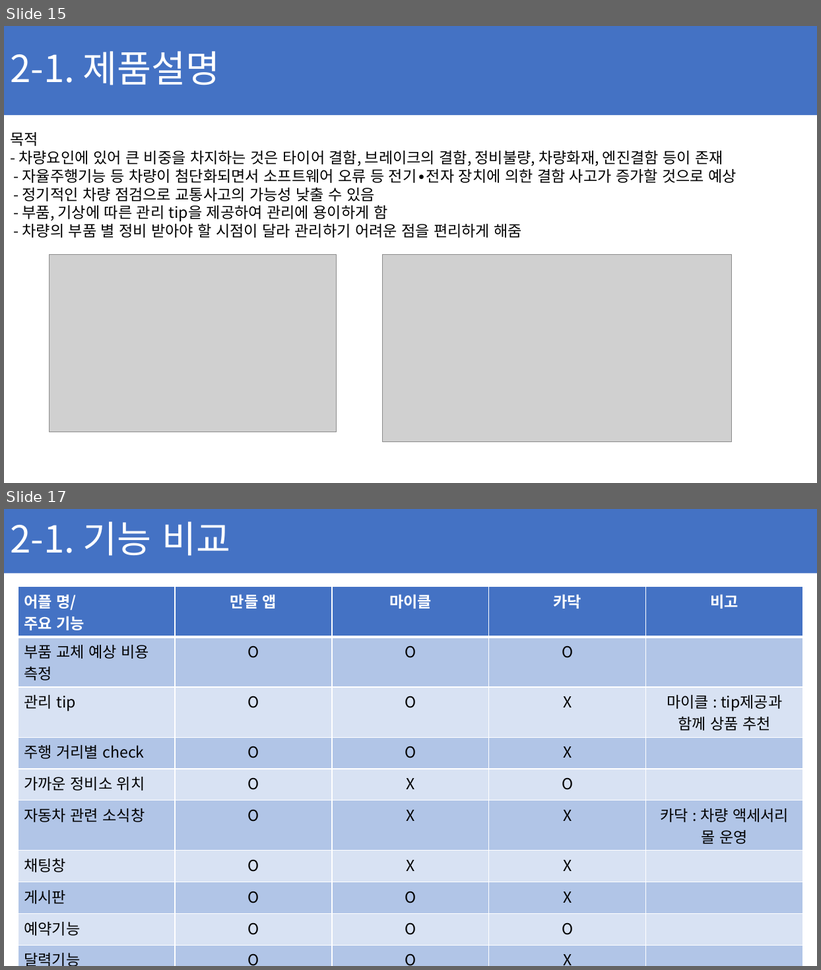
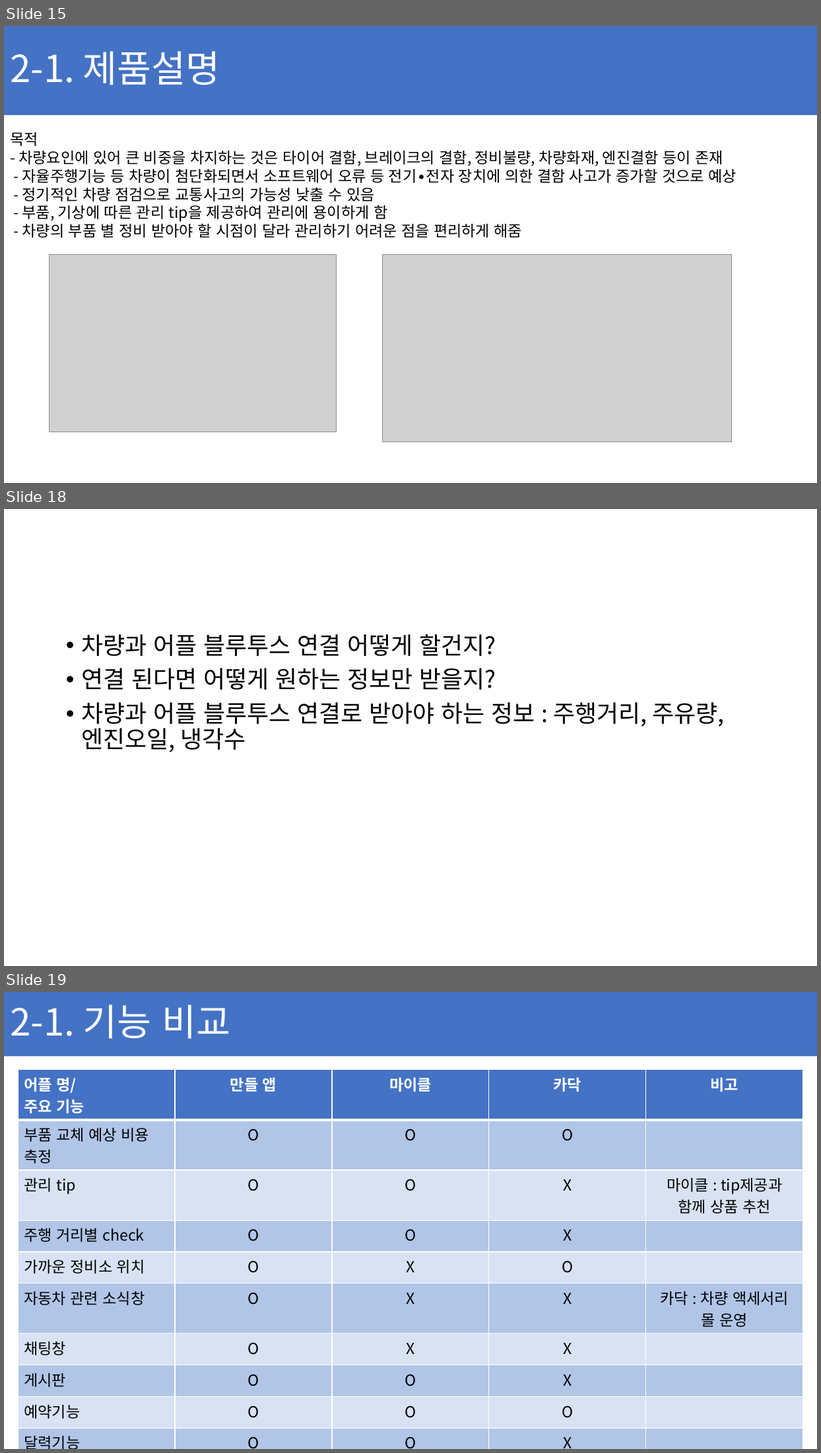
Before and after one commit to ChaeSung-Lee/DJ_InternShip, a slide deck: 2021_Summer/jp.hong/Project_BnC_jph.pptx. Shown one above the other, each under a label of ours: slides 15 and 17 before the commit, slides 15, 18 and 19 after it; the slides between them are not shown. The pictures are 821x970 and 821x1453 pixels, drawn with LibreOffice and Linux fonts; fonts in the diff are those of the drawing; grey boxes stand for pictures. Boxes give left, top, right and bottom in pixels: in the first picture for what was removed or moved away, otherwise in the second. Text is boxed around its words. In the diff, an @@ line names an element or a change of style, - is before the commit and + after.

```diff
--- a/2021_Summer/jp.hong/Project_BnC_jph.pptx
+++ b/2021_Summer/jp.hong/Project_BnC_jph.pptx
@@ slide 18 added at (4,509,817,966), background #FFFFFF @@
@@ text added at (81,634,725,753), 28 pt, text #000000 @@
+• 차량과 어플 블루투스 연결 어떻게 할건지?
+• 연결 된다면 어떻게 원하는 정보만 받을지?
+• 차량과 어플 블루투스 연결로 받아야 하는 정보 : 주행거리, 주유량, 엔진오일, 냉각수
@@ what was slide 17 is now slide 19 @@
```
Also in this commit, not shown: 6 slides changed, 1 other slide added.
